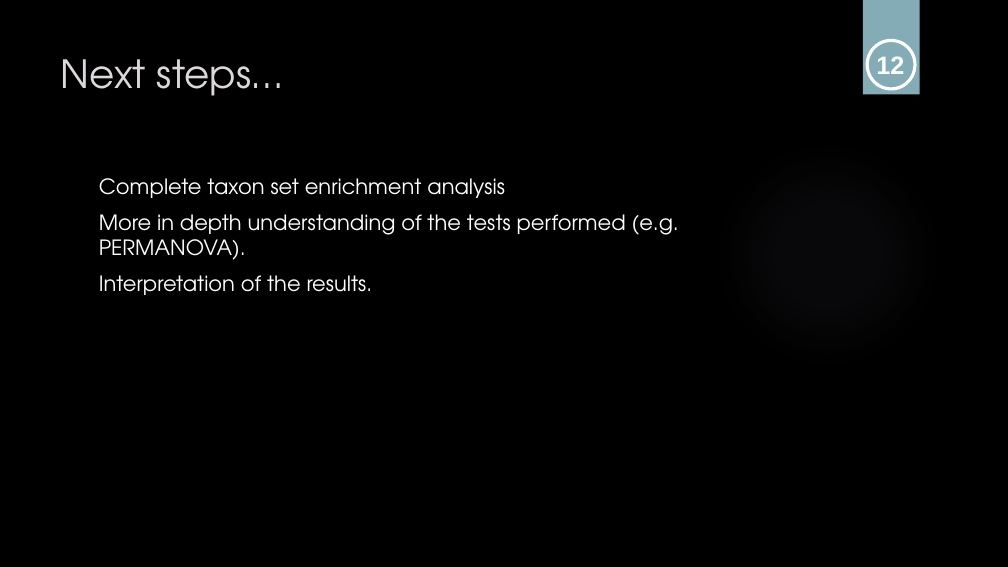
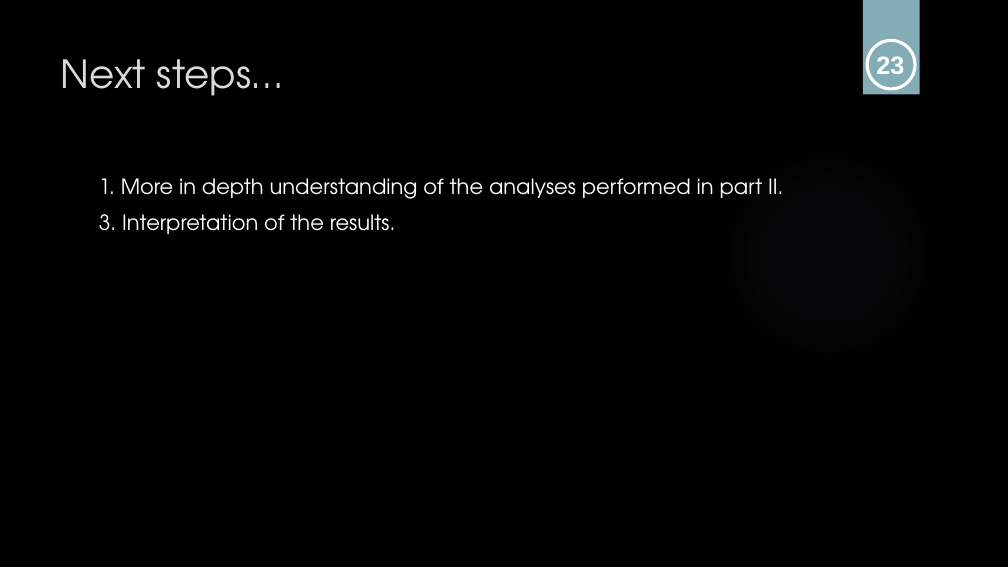
Before and after one commit to sabdeolive/Sabrina_BMS_Bachelor-Internship, a slide deck: slide 24 of Intermediate Presentation.pptx (slide 26 before the commit). Drawn at 1008x567 pixels with LibreOffice and Linux fonts; fonts in the diff are those of the drawing; background and template pictures are left out. Boxes give left, top, right and bottom in pixels: in the first picture for what was removed or moved away, otherwise in the second. Text is boxed around its words. In the diff, an @@ line names an element or a change of style, - is before the commit and + after.

```diff
--- a/Intermediate Presentation.pptx
+++ b/Intermediate Presentation.pptx
@@ text at [876,56,904,74]: text changed @@
-12
+23
@@ text at [99,178,783,234]: text changed @@
-Complete taxon set enrichment analysis
-More in depth understanding of the tests performed (e.g. PERMANOVA).
-Interpretation of the results.
+1. More in depth understanding of the analyses performed in part II.
+3. Interpretation of the results.
```
Also in this commit, not shown: 10 other slides changed, 11 slides added, 11 slides removed.
